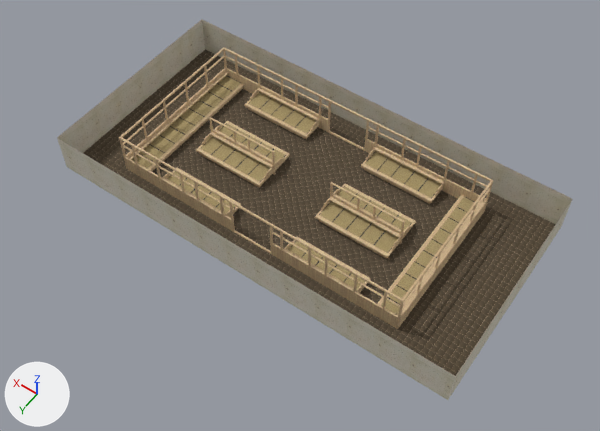
Two versions of the OBJ model Assets/Models/ZenDo/ZenDo.obj, one commit apart.
Both versions are drawn from a camera (50 mm lens) standing at (-29.4, 18.0, 36.0) and looking at (-13.0, -4.8, 0.1). The lights are fixed; the arrows at lower left show +X, +Y and +Z. Where no turn or scale is listed for an object, it has been applied to the vertices.

The first picture shows 'ZenDo'.
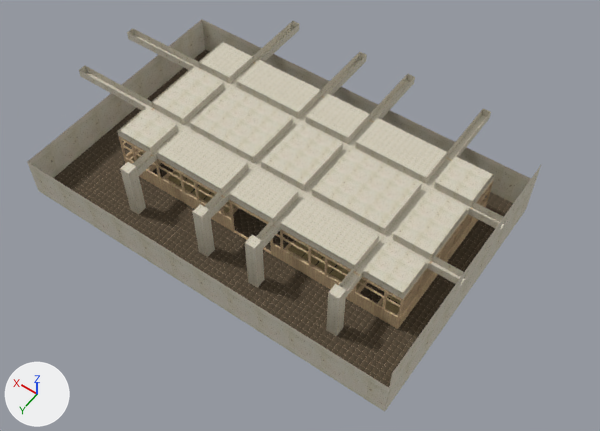
Where the change shows, as pixel boxes (x1, y1, x2, y2) in the pictures (600 x 431 px):
'ZenDo', reshaped
    before: (57, 20, 572, 400)
    after: (27, 20, 541, 412)
part 1 of me_zendo, built on
    before: (57, 131, 572, 400)
    after: (27, 21, 541, 412)
part 2 of me_zendo, surface changed
    before: (112, 50, 496, 210)
    after: (112, 50, 496, 208)

Patch to the scene script:
```diff
--- a/Assets/Models/ZenDo/ZenDo.obj.py
+++ b/Assets/Models/ZenDo/ZenDo.obj.py
@@ me_zendo @@
 # used by ob_zendo; location = (0.0, 0.0, 0.0)
-me_zendo.from_pydata(...)  # 2761 vertices, 5800 faces; spans x -25.0..0.0, y -12.5..0.0, z 0.0..2.6
+me_zendo.from_pydata(...)  # 3339 vertices, 6844 faces; spans x -22.9..2.3, y -15.1..2.2, z 0.0..3.8
+# me_zendo part 1: 14 vertices removed from x -25.0..0.0, y -12.5..0.0, z 0.0..2.4; 368 vertices added at x -22.9..2.3, y -15.1..2.2, z 0.0..3.8
+# me_zendo part 2: 42 kept faces spanning x -21.1..0.0, y -12.5..-1.9, z 0.0 get new texture (UV) coordinates
 me_zendo.materials.append(mat_woodpiller)
```
